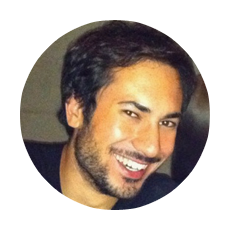
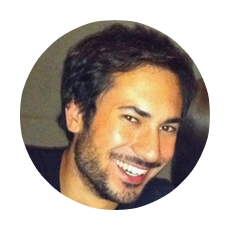
Before/after of a 230 × 230 layered artwork. What changed in the layer stack:
painted on "Calque 1" over [20, 20, 210, 210]
